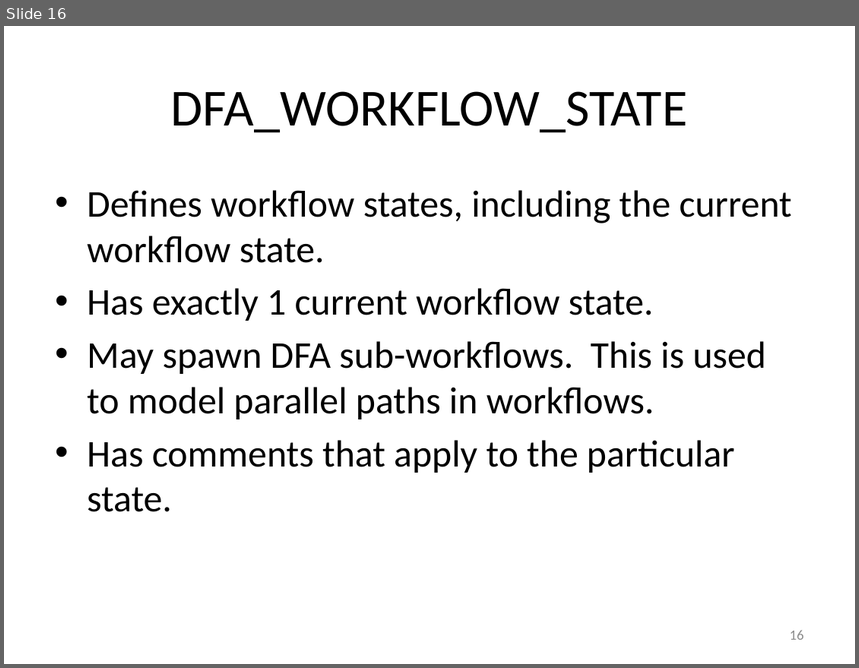
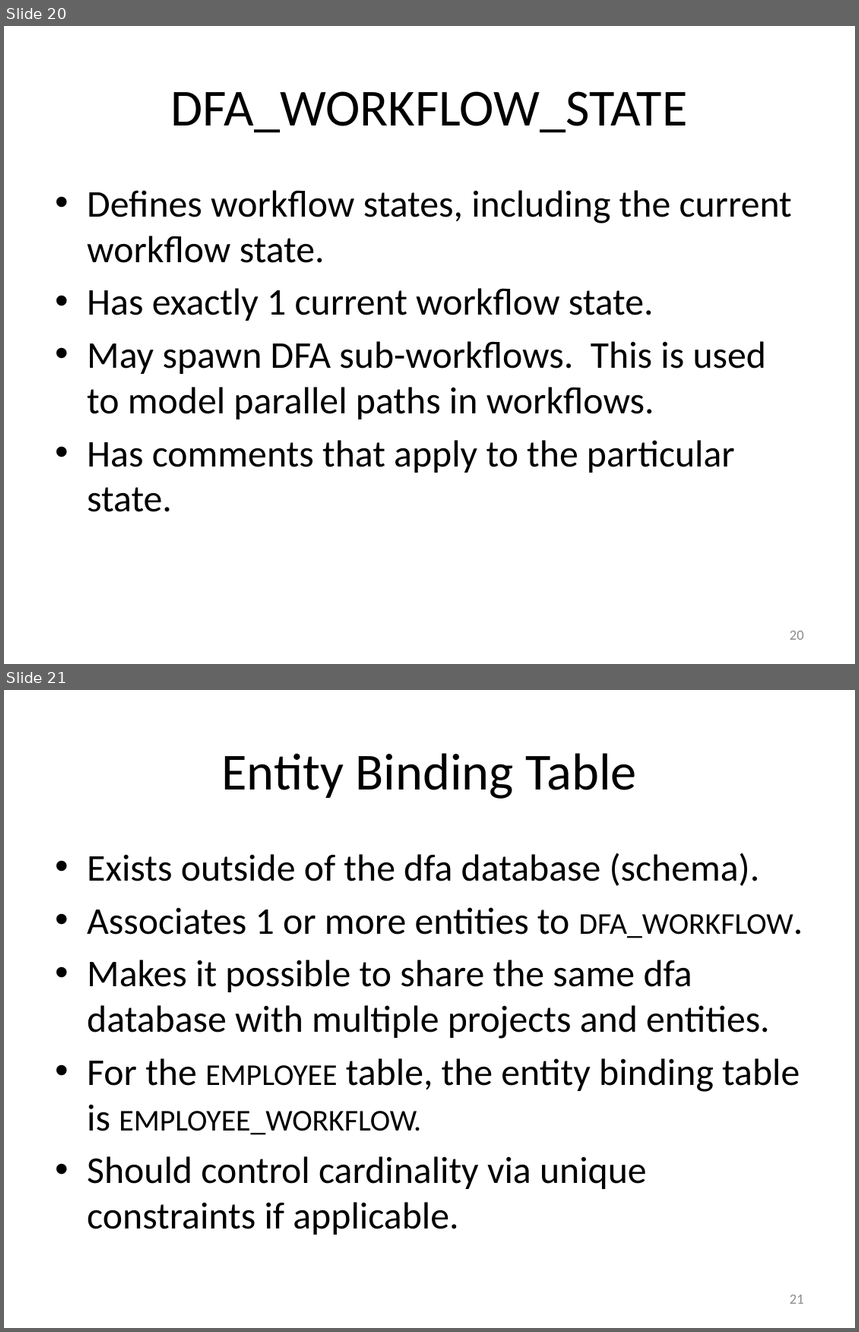
Before and after one commit to RichardRoda/DFA-Workflow-Model, a slide deck: Modeling Workflows with Event Driven DFA.pptx. Shown one above the other, each under a label of ours: slide 16 before the commit, slides 20 and 21 after it. The pictures are 859x668 and 859x1332 pixels, drawn with LibreOffice and Linux fonts; fonts in the diff are those of the drawing. Boxes give left, top, right and bottom in pixels: in the first picture for what was removed or moved away, otherwise in the second. Text is boxed around its words. In the diff, an @@ line names an element or a change of style, - is before the commit and + after.

```diff
--- a/Modeling Workflows with Event Driven DFA.pptx
+++ b/Modeling Workflows with Event Driven DFA.pptx
@@ slide 21 added at bbox=[4, 690, 855, 1328], background #FFFFFF @@
@@ title added at bbox=[221, 753, 636, 799], 44 pt, text #000000 @@
+Entity Binding Table
@@ text added at bbox=[87, 853, 800, 1235], 32 pt, text #000000 @@
+• Exists outside of the dfa database (schema).
+• Associates 1 or more entities to dfa_workflow.
+• Makes it possible to share the same dfa database with multiple projects and entities.
+• For the employee table, the entity binding table is employee_workflow.
+• Should control cardinality via unique constraints if applicable.
@@ page number added at bbox=[790, 1295, 804, 1304], 12 pt, text #8C8C8C @@
+21
@@ what was slide 16 is now slide 20 @@
@@ page number at bbox=[790, 631, 804, 640]: text changed @@
-16
+20
```
Also in this commit, not shown: 3 slides changed, 6 other slides added, 2 other files.
